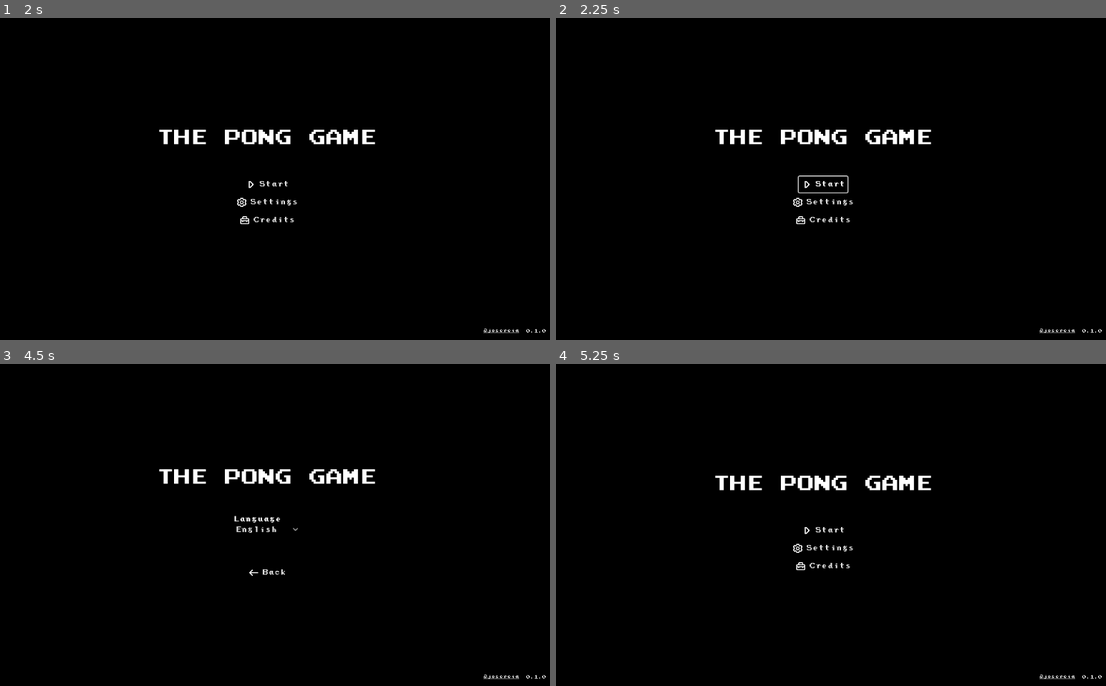
Above: before the commit, frames 1-4 (two rows, left to right).
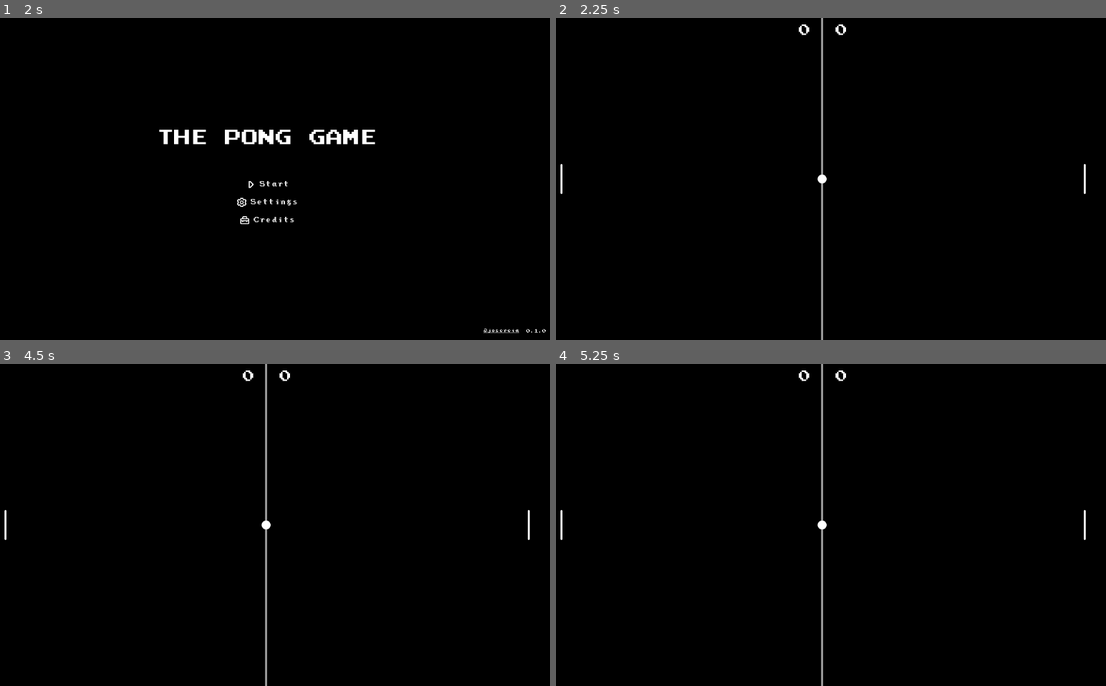
Above: after the commit, the same moments.

Repository: josereia/the_pong_game
Game: Godot game, scene res://scenes/main.tscn
The game is run twice, just before and just after one commit, with the same random seed, the same clock (stepped at 60 frames per second) and the same inputs.
Inputs (mouse positions are in pixels of both pictures, inside the frame that each line leads up to):
- Up to frame 1 (2 s): click "Credits" at 0.5 s; click "Back" at 1.25 s
- Up to frame 2 (2.25 s): click "Start" at 2 s
- Up to frame 3 (4.5 s): click (269, 531) at 2.75 s, where only the run before the commit has a clickable "Start"; click (269, 531) at 3.5 s, where only the run before the commit has a clickable "Start"; click (269, 547) at 4.25 s, where only the run before the commit has a clickable "Settings"
- Up to frame 4 (5.25 s): click (825, 573) at 5 s, where only the run before the commit has a clickable "Back"

Frame 1 is identical in both runs. In frame 2, 1.9% of the frame differs, in the area x 0-100%, y 0-100%; in frame 3, 1.8%; in frame 4, 1.8%.

Commit message:
feat(scenes/game): add game scene without functionality

Diff:
--- /dev/null
+++ b/scenes/game.tscn
@@ -0,0 +1,82 @@
+[gd_scene load_steps=7 format=3 uid="uid://txfe6lu6qwbq"]
+
+[ext_resource type="Script" path="res://scripts/game.gd" id="1_i31ni"]
+[ext_resource type="Texture2D" uid="uid://b43o04vx3dc5v" path="res://assets/divider.png" id="2_c8wck"]
+[ext_resource type="Texture2D" uid="uid://dv2571cuhkkta" path="res://assets/player.png" id="3_756rm"]
+[ext_resource type="Texture2D" uid="uid://bgbpmmcmoyn7e" path="res://assets/ball.png" id="4_7yd1x"]
+[ext_resource type="Theme" uid="uid://cgyjt8d4iodac" path="res://styles/theme.tres" id="5_8a13n"]
+
+[sub_resource type="RectangleShape2D" id="RectangleShape2D_xtmsu"]
+size = Vector2(20, 648)
+
+[node name="Game" type="Node2D"]
+script = ExtResource("1_i31ni")
+
+[node name="ColorRect" type="ColorRect" parent="."]
+custom_minimum_size = Vector2(1152, 648)
+offset_right = 1152.0
+offset_bottom = 648.0
+color = Color(0, 0, 0, 1)
+
+[node name="Scores" type="Control" parent="."]
+layout_mode = 3
+anchors_preset = 0
+offset_right = 1152.0
+offset_bottom = 50.0
+
+[node name="HBoxContainer" type="HBoxContainer" parent="Scores"]
+layout_mode = 0
+offset_right = 1152.0
+offset_bottom = 50.0
+theme_override_constants/separation = 50
+alignment = 1
+
+[node name="P1ScoreLabel" type="Label" parent="Scores/HBoxContainer"]
+layout_mode = 2
+size_flags_horizontal = 4
+tooltip_text = "Player 1 Score"
+mouse_filter = 0
+theme = ExtResource("5_8a13n")
+theme_override_font_sizes/font_size = 24
+text = "0"
+horizontal_alignment = 2
+vertical_alignment = 1
+
+[node name="P2ScoreLabel" type="Label" parent="Scores/HBoxContainer"]
+layout_mode = 2
+size_flags_horizontal = 4
+tooltip_text = "Player 2 Score"
+mouse_filter = 0
+theme = ExtResource("5_8a13n")
+theme_override_font_sizes/font_size = 24
+text = "0"
+vertical_alignment = 1
+
+[node name="Divider" type="Sprite2D" parent="."]
+position = Vector2(574, 324)
+texture = ExtResource("2_c8wck")
+
+[node name="Ball" type="Sprite2D" parent="."]
+position = Vector2(574, 324)
+texture = ExtResource("4_7yd1x")
+
+[node name="Player1" type="Sprite2D" parent="."]
+position = Vector2(50, 324)
+texture = ExtResource("3_756rm")
+
+[node name="Player2" type="Sprite2D" parent="."]
+position = Vector2(1102, 324)
+texture = ExtResource("3_756rm")
+
+[node name="Player1Area" type="Area2D" parent="."]
+
+[node name="CollisionShape2D" type="CollisionShape2D" parent="Player1Area"]
+position = Vector2(10, 324)
+shape = SubResource("RectangleShape2D_xtmsu")
+
+[node name="Player2Area" type="Area2D" parent="."]
+position = Vector2(1132, 0)
+
+[node name="CollisionShape2D" type="CollisionShape2D" parent="Player2Area"]
+position = Vector2(10, 324)
+shape = SubResource("RectangleShape2D_xtmsu")
--- a/scenes/main.tscn
+++ b/scenes/main.tscn
@@ -93,5 +93,6 @@
 text = "@josereia"
 uri = "https://github.com/josereia"
 
+[connection signal="pressed" from="CenterContainer/VBoxContainer/StartButton" to="." method="_on_start_button_pressed"]
 [connection signal="pressed" from="CenterContainer/VBoxContainer/SettingsButton" to="." method="_on_settings_button_pressed"]
 [connection signal="pressed" from="CenterContainer/VBoxContainer/CreditsButton" to="." method="_on_credits_button_pressed"]
--- /dev/null
+++ b/scripts/game.gd
@@ -0,0 +1,7 @@
+extends Node2D
+
+func _ready() -> void:
+  pass
+
+func _process(delta: float) -> void:
+  pass
--- a/scripts/main.gd
+++ b/scripts/main.gd
@@ -3,8 +3,11 @@
 func _ready() -> void:
 	$Version.text = Utils.getGameVersion()
 
-func _on_credits_button_pressed() -> void:
-	get_tree().change_scene_to_file('res://scenes/credits.tscn')
+func _on_start_button_pressed() -> void:
+	get_tree().change_scene_to_file('res://scenes/game.tscn')
 
 func _on_settings_button_pressed() -> void:
 	get_tree().change_scene_to_file('res://scenes/settings.tscn')
+
+func _on_credits_button_pressed() -> void:
+	get_tree().change_scene_to_file('res://scenes/credits.tscn')
